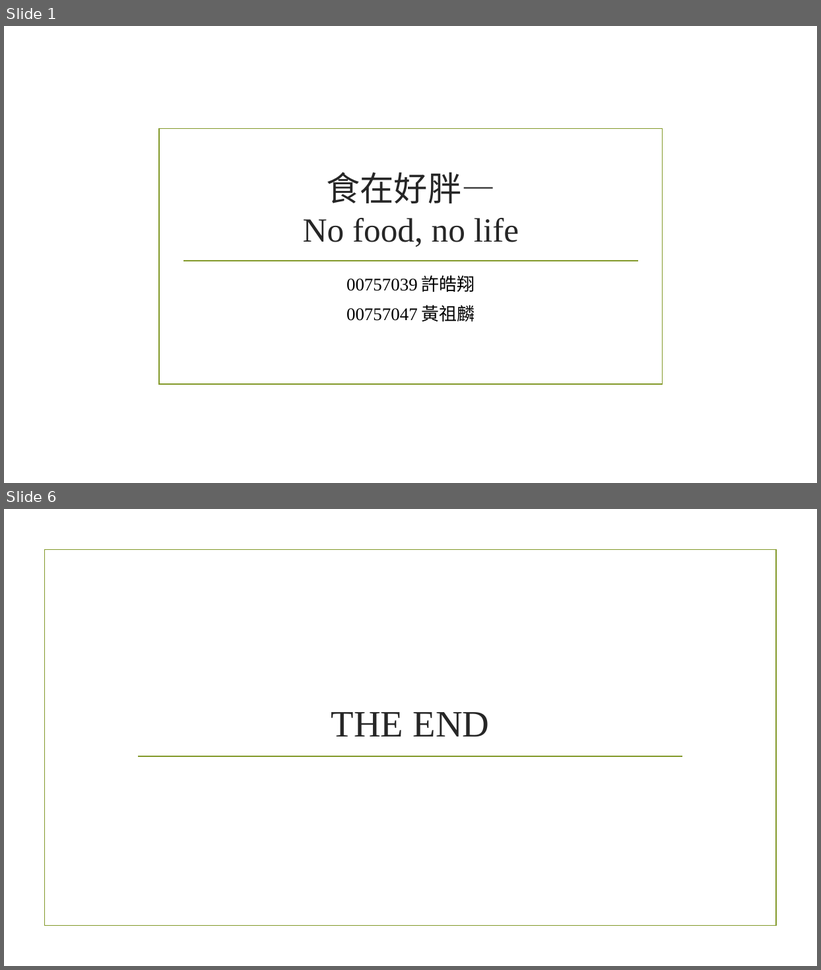
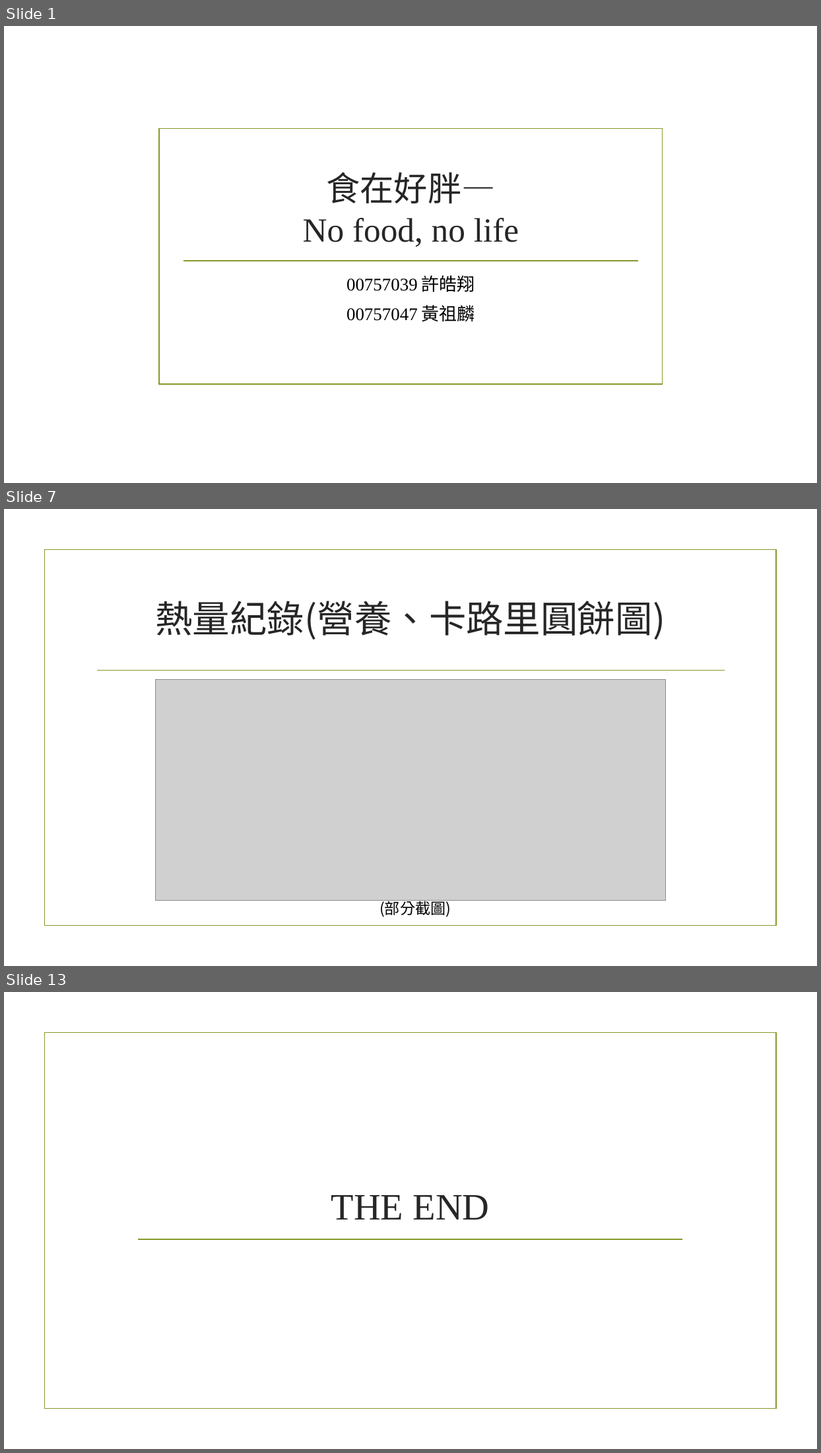
Before and after one commit to 00757039/NoFoodNoLife, a slide deck: 網站說明.pptx. Shown one above the other, each under a label of ours: slides 1 and 6 before the commit, slides 1, 7 and 13 after it; the slides between them are not shown. The pictures are 821x970 and 821x1453 pixels, drawn with LibreOffice and Linux fonts; fonts in the diff are those of the drawing; grey boxes stand for pictures; background and template pictures are left out. Boxes give left, top, right and bottom in pixels: in the first picture for what was removed or moved away, otherwise in the second. Text is boxed around its words. In the diff, an @@ line names an element or a change of style, - is before the commit and + after.

```diff
--- a/網站說明.pptx
+++ b/網站說明.pptx
@@ slide 7 added at box(4, 509, 817, 966), background picture (left out); not listed: 1 template element that a slide beside it also shows @@
@@ title added at box(156, 601, 666, 640), 44 pt, text #262626 @@
+熱量紀錄(營養、卡路里圓餅圖)
@@ line added from (97, 671) to (725, 671), #83992A 1.25 pt @@
@@ picture added at box(155, 680, 666, 901) @@
@@ text added at box(380, 900, 451, 917), 18 pt, text #000000 @@
+(部分截圖)
@@ what was slide 6 is now slide 13 @@
```
Also in this commit, not shown: 4 slides changed, 6 other slides added, 14 other files.
